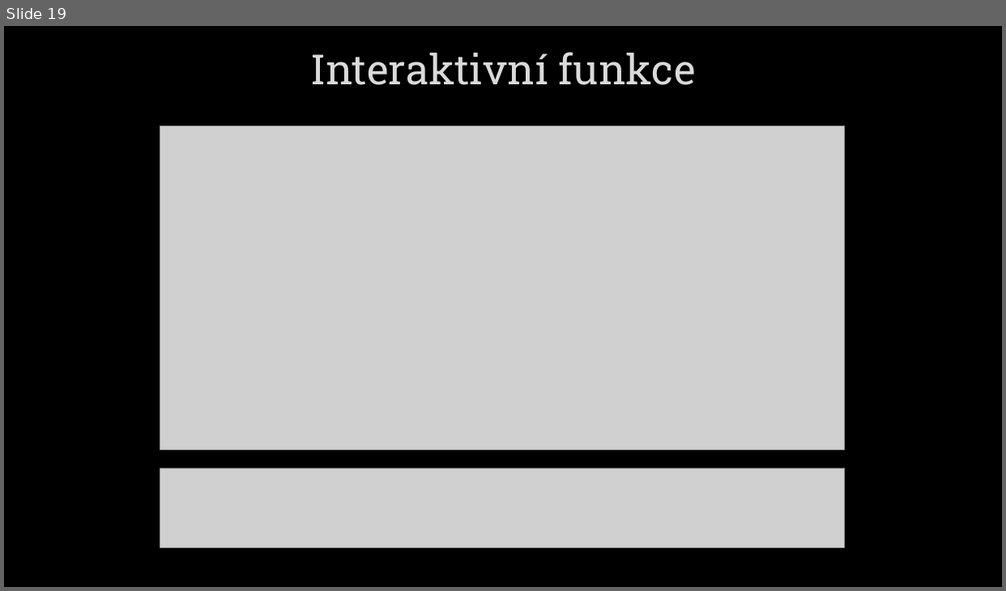
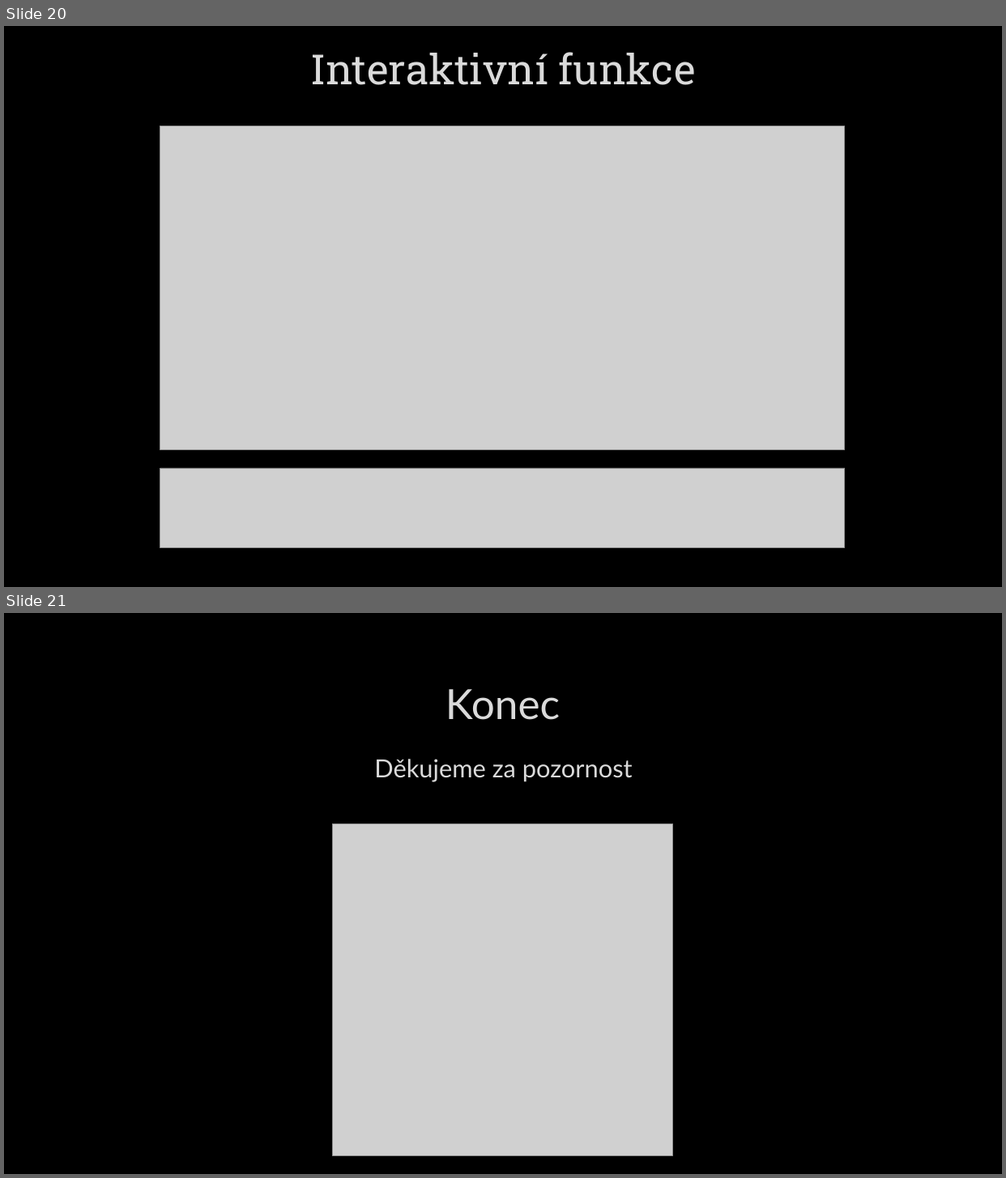
Before and after one commit to Meetsys128/kulisarnaUltra, a slide deck: NavrhWEB.pptx. Shown one above the other, each under a label of ours: slide 19 before the commit, slides 20 and 21 after it. The pictures are 1006x591 and 1006x1178 pixels, drawn with LibreOffice and Linux fonts; fonts in the diff are those of the drawing; grey boxes stand for pictures; background and template pictures are left out. Boxes give left, top, right and bottom in pixels: in the first picture for what was removed or moved away, otherwise in the second. Text is boxed around its words. In the diff, an @@ line names an element or a change of style, - is before the commit and + after.

```diff
--- a/NavrhWEB.pptx
+++ b/NavrhWEB.pptx
@@ slide 21 added at (4, 613, 1002, 1174), background picture (left out) @@
@@ title added at (445, 689, 560, 720), 40 pt, text #DADADA @@
+Konec
@@ text added at (374, 759, 633, 782), 24 pt, text #DADADA @@
+Děkujeme za pozornost
@@ picture added at (333, 824, 672, 1157) @@
@@ what was slide 19 is now slide 20 @@
```
Also in this commit, not shown: 1 slide changed, 2 other slides added, 1 slide removed.
